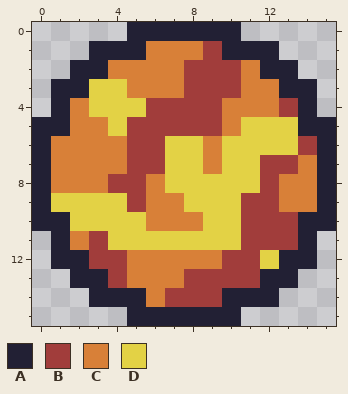
File history of a pixel-art sprite, Assets/Art/morbs/fire.png. The picture above was drawn from the file before the commit.
The file is 16x16 pixels.
Palette (. is transparent): A #222034  B #a13d3b  C #d88038  D #e3d245
Pixels before, first column x 0:
 0 .....AAAAAA.....
 1 ...AAACCCBAAA...
 2 ..AACCCCBBBCAA..
 3 .AADDCCCBBBCCAA.
 4 .ACDDDBBBBCCCBA.
 5 AACCDBBBBBCDDDAA
 6 ACCCCBBDDCDDDDBA
 7 ACCCCBBDDCDDBBCA
 8 ACCCBBCDDDDDBCCA
 9 ADDDDBCCDDDBBCCA
10 AADDDDCCCDDBBBAA
11 .ACBDDDDDDDBBBA.
12 .AABBCCCCCBBDAA.
13 ..AABCCCBBBBAA..
14 ...AAACBBBAAA...
15 .....AAAAAA.....
New version:
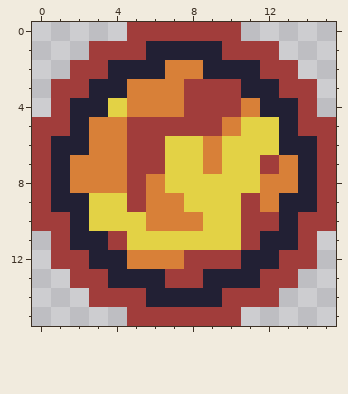
The exact change:
Changed rows in their new state; - is an unchanged pixel.
first column x 0:
 0 -----BBBBBB-----
 1 ---BBBAAAABBB---
 2 --BBAAA-CAAABB--
 3 -BBAA------AABB-
 4 -BAA-CCC--B-AAB-
 5 BBA-C--------ABB
 6 BAA----------AAB
 7 BA-----------CAB
 8 BA--C-------C-AB
 9 BAA---------CAAB
10 BBA----------ABB
11 -BAAB-------AAB-
12 -BBAA---BB-AABB-
13 --BBAAAB-AAABB--
14 ---BBBAAAABBB---
15 -----BBBBBB-----
Where, in picture pixels (left, top, right, bottom), the same in both pictures:
changed: (32, 22, 336, 326)
